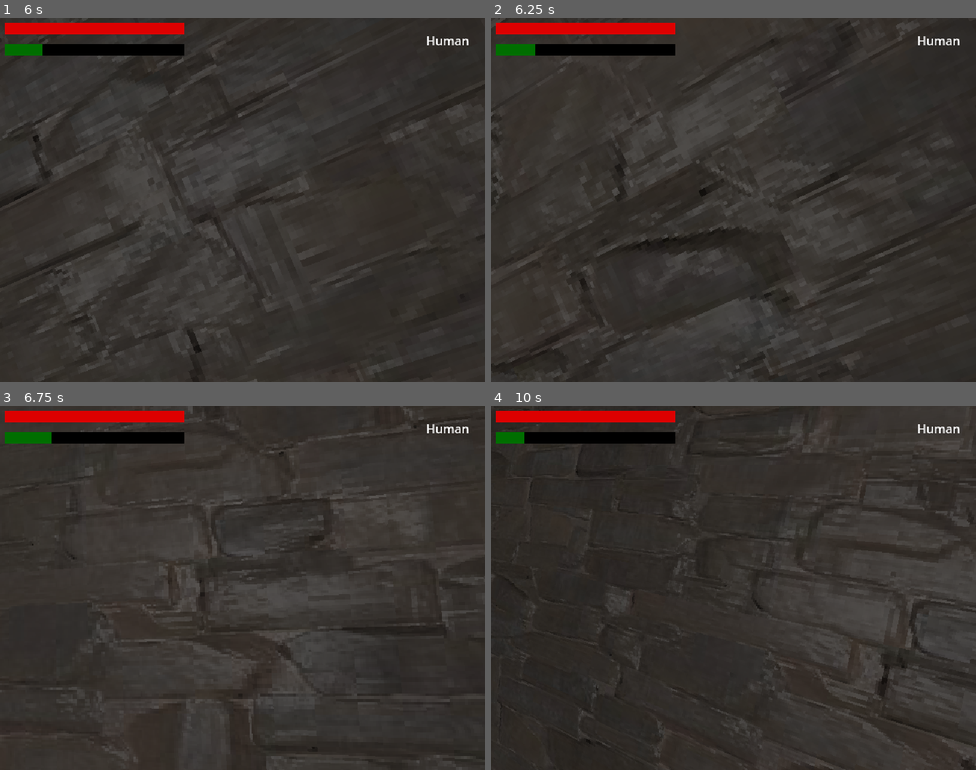
Above: before the commit, frames 1-4 (two rows, left to right).
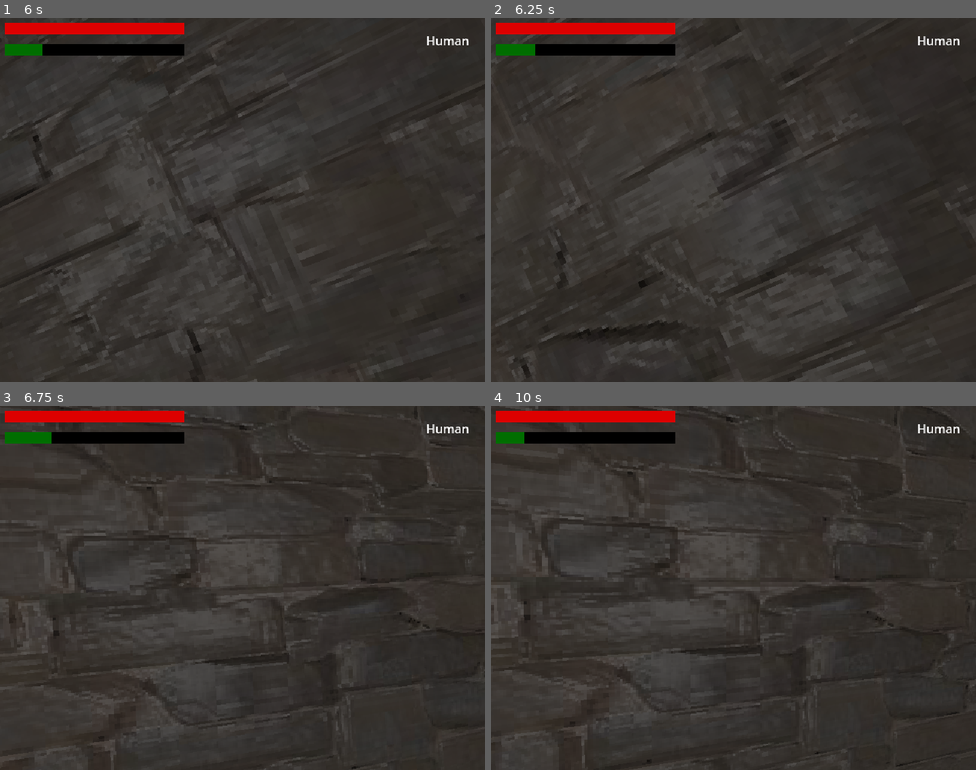
Above: after the commit, the same moments.

Repository: SpaceMoreDev/Codename_Retribution
Game: Godot game, scene res://Scenes/Main.tscn
Same seed, same stepped clock (60 frames per second), same inputs: the game is played once before the commit and once after it.
Inputs (mouse positions are in pixels of both pictures, inside the frame that each line leads up to):
- Up to frame 1 (6 s): tap Enter at 0.5, 5.75 s; move the mouse to (266, 200) at 0.52 s; hold W (UP) 0.53-5.78 s; right-click (266, 200) at 0.6 s; tap Space (JUMP) at 0.77, 1.52, 3.02, 3.77, 4.52, 5 s; move the mouse to (218, 200) at 1.27 s; tap Ctrl (CROUCH) at 1.35 s; move the mouse to (252, 192) at 2.02 s; click (252, 192) at 2.1 s; move the mouse to (237, 207) at 2.77 s; tap R (ROTATE_OBJECT) at 2.85 s; move the mouse to (276, 203) at 3.52 s; hold Shift (RUN) 3.53-4.28 s; move the mouse to (203, 196) at 4.27 s; right-click (203, 196) at 4.35 s; move the mouse to (247, 200) at 5.02 s; hold Ctrl (CROUCH) 5.03-5.78 s; move the mouse to (223, 192) at 5.77 s; hold E (LEAN_RIGHT) from 5.78 s (still down); click (223, 192) at 5.85 s
- Up to frame 2 (6.25 s): keep holding E (LEAN_RIGHT); tap Space (JUMP) at 6.02 s
- Up to frame 3 (6.75 s): tap Space (JUMP) at 6.5 s; move the mouse to (266, 588) at 6.52 s; release E (LEAN_RIGHT) at 6.53 s; hold W (UP) from 6.53 s (still down); hold R (ROTATE_OBJECT) from 6.53 s (still down)
- Up to frame 4 (10 s): tap Space (JUMP) at 6.77, 7.52, 8.75, 9.02, 9.77 s; tap Enter at 7.25 s; move the mouse to (709, 588) at 7.27 s; release R (ROTATE_OBJECT) at 7.28 s; tap Shift (RUN) at 7.35 s; move the mouse to (743, 580) at 8.02 s; right-click (743, 580) at 8.1 s; move the mouse to (728, 595) at 8.77 s; release W (UP) at 8.78 s; hold Q (LEAN_LEFT) 8.78-9.53 s; tap Ctrl (CROUCH) at 8.85 s; move the mouse to (767, 591) at 9.52 s; hold W (UP) from 9.53 s (still down); click (767, 591) at 9.6 s

Frame 1 is identical in both runs. In frame 2, 6.0% of the frame differs, in the area x 0-96%, y 0-100%; in frame 3, 5.9%; in frame 4, 13%, in the area x 0-100%, y 0-100%.

Commit message:
Unlocked rotation lock from head parent

Diff:
--- a/Scenes/Main.tscn
+++ b/Scenes/Main.tscn
@@ -81,7 +81,6 @@
 [node name="CSGBox3D" type="CSGBox3D" parent="Enviroment"]
 transform = Transform3D(1, 0, 0, 0, 1, 0, 0, 0, 1, -1.81694, 1.0694, 0)
 use_collision = true
-collision_layer = 8
 collision_mask = 3
 
 [node name="OmniLight3D" type="OmniLight3D" parent="."]
--- a/Scripts/Player/Leaning.gd
+++ b/Scripts/Player/Leaning.gd
@@ -28,22 +28,22 @@
 
 	if(Input.is_action_pressed("LEAN_LEFT")):
 		check_if_hit_Left()
-		head.locked = true
+		# head.locked = true
 		camera.position.x = move_toward(camera.position.x, -horizontalDistance, delta *speed)
 		camera.rotation.z = move_toward(camera.rotation.z, leanAngle, delta *anglespeed)
 		active = true
 	elif(Input.is_action_pressed("LEAN_RIGHT")):
 		check_if_hit_Right()
-		head.locked = true
+		# head.locked = true
 		camera.position.x = move_toward(camera.position.x, horizontalDistance, delta *speed)
 		camera.rotation.z = move_toward(camera.rotation.z, -leanAngle, delta *anglespeed)
 		active = true
 	else:
-		if(head.locked and active):
+		if(active):
 			camera.position.x = move_toward(camera.position.x, 0.0, delta *speed)
 			camera.rotation.z = move_toward(camera.rotation.z, 0.0, delta * anglespeed)
 			if(camera.position.x == 0.0 and camera.rotation.z == 0):
-				head.locked = false
+				# head.locked = false
 				active = false
 
 
Not shown: 8 places in Assets/Data/tileset.tres that only renumber resources
Not shown, changed: export_presets.cfg
